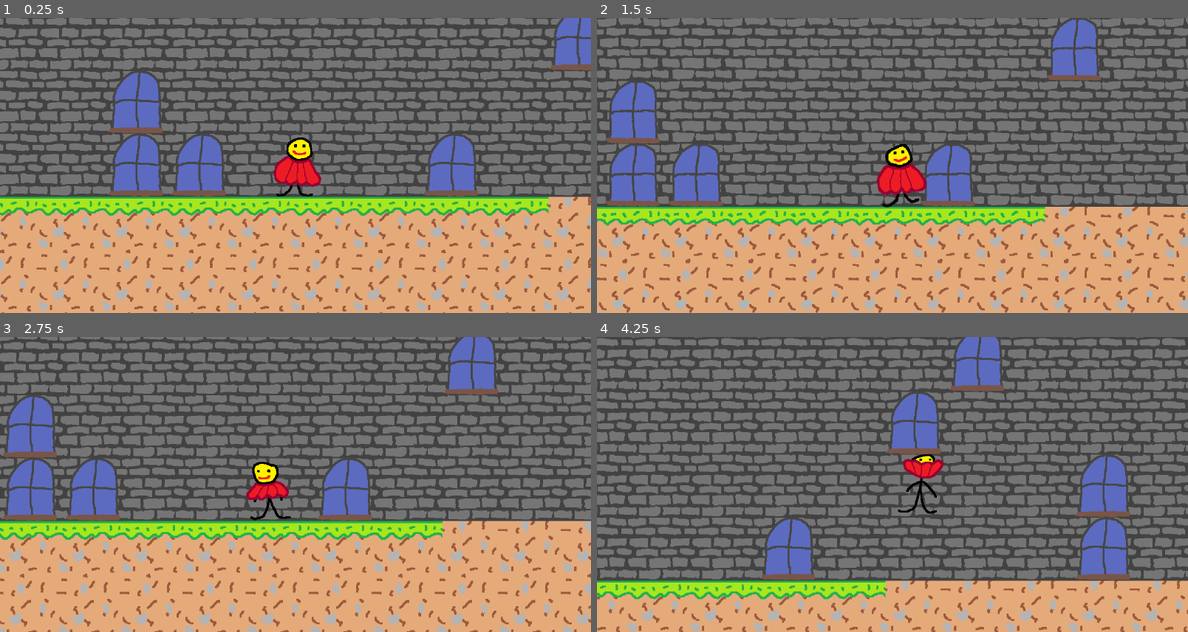
Above: before the commit, frames 1-4 (two rows, left to right).
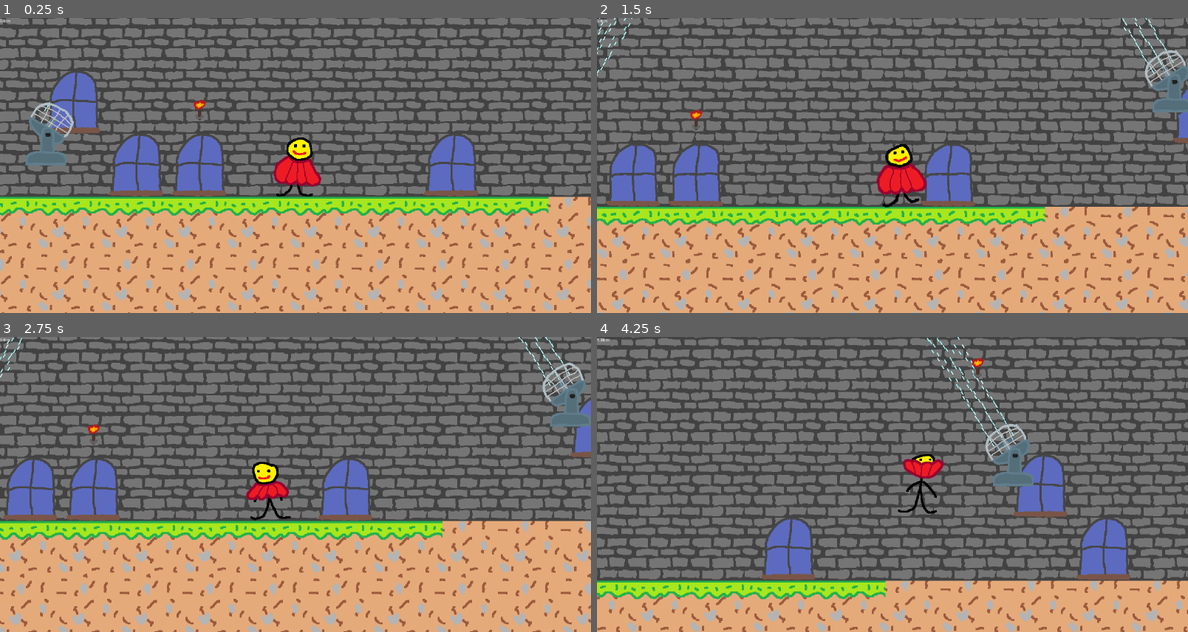
Above: after the commit, the same moments.

Repository: Loekiboy/Castle_Climber
Game: Godot game, scene res://world.tscn
Same seed, same stepped clock (60 frames per second), same inputs: the game is played once before the commit and once after it.
Inputs (mouse positions are in pixels of both pictures, inside the frame that each line leads up to):
- Up to frame 1 (0.25 s): no input
- Up to frame 2 (1.5 s): tap Enter (ui_accept) at 0.5, 0.77 s; move the mouse to (1022, 150) at 0.52 s; hold Right (ui_right) from 0.53 s (still down); tap Alt at 0.6 s; click (1022, 150) at 0.67 s; move the mouse to (774, 180) at 1.27 s; tap Shift at 1.35 s
- Up to frame 3 (2.75 s): tap Enter (ui_accept) at 1.52 s; move the mouse to (354, 419) at 2.02 s; release Right (ui_right) at 2.03 s; hold Left (ui_left) from 2.03 s (still down); tap Alt at 2.1 s
- Up to frame 4 (4.25 s): move the mouse to (862, 543) at 2.77 s; release Left (ui_left) at 2.78 s; hold Right (ui_right) from 2.78 s (still down); tap Shift at 2.85 s; click (862, 543) at 2.92 s; tap Enter (ui_accept) at 3.02, 3.77 s; move the mouse to (1069, 528) at 3.52 s; tap Alt at 3.6 s

The runs differ from the first frame. In frame 1, 4.7% of the frame differs, in the area x 0-100%, y 0-50%; in frame 2, 4.3%; in frame 3, 4.3%; in frame 4, 6.7%, in the area x 0-91%, y 0-62%.

Commit message:
Added height counter

Diff:
--- a/player.gd
+++ b/player.gd
@@ -19,6 +19,8 @@
 var last_wall_normal := Vector2.ZERO
 
 var floor_coyote_timer := 0.0
+
+@onready var hoogte_label = $"../CanvasLayer/HeightLabel"
 
 func _physics_process(delta: float) -> void:
 	var direction := Input.get_axis("ui_left", "ui_right")
@@ -137,3 +139,6 @@
 	$AnimatedSprite2D.scale = $AnimatedSprite2D.scale.lerp(Vector2.ONE, delta * 15.0)
 
 	move_and_slide()
+func _process(delta: float) -> void:
+	var hoogte = (  round(-global_position.y) + 406) / 100
+	hoogte_label.text = str(hoogte) + " m "
--- a/world.gd
+++ b/world.gd
@@ -24,14 +24,14 @@
 
 		# 2. ramen en fakels
 		var decor_pool = [2, 2, 2, 3, 3, 3, 4, 5]
-		var number_of_windows = randi_range(3, 6)
+		var number_of_windows = randi_range(5, 9)
 		for j in range(number_of_windows):
 			var decoration_index = decor_pool.pick_random()
 			var random_x = randi_range(-10, 10)
 			decorations.set_cell(Vector2i(random_x, y), 0, Vector2i(decoration_index, 0))
 
 		# 3. ventilators
-		if randf() < 0.15:
+		if randf() < 0.25:
 			var fan = fan_scene.instantiate()
 			fan.position = Vector2(randi_range(-10, 10) * tile_size, y * tile_size)
 			var rotator = fan.get_node("Rotator")
--- a/world.tscn
+++ b/world.tscn
@@ -468,3 +468,10 @@
 tile_set = SubResource("TileSet_dwbse")
 
 [node name="Fans" type="Node2D" parent="." unique_id=915145224]
+
+[node name="CanvasLayer" type="CanvasLayer" parent="." unique_id=1915890669]
+
+[node name="HeightLabel" type="Label" parent="CanvasLayer" unique_id=584575453]
+offset_right = 40.0
+offset_bottom = 23.0
+text = "10m"
